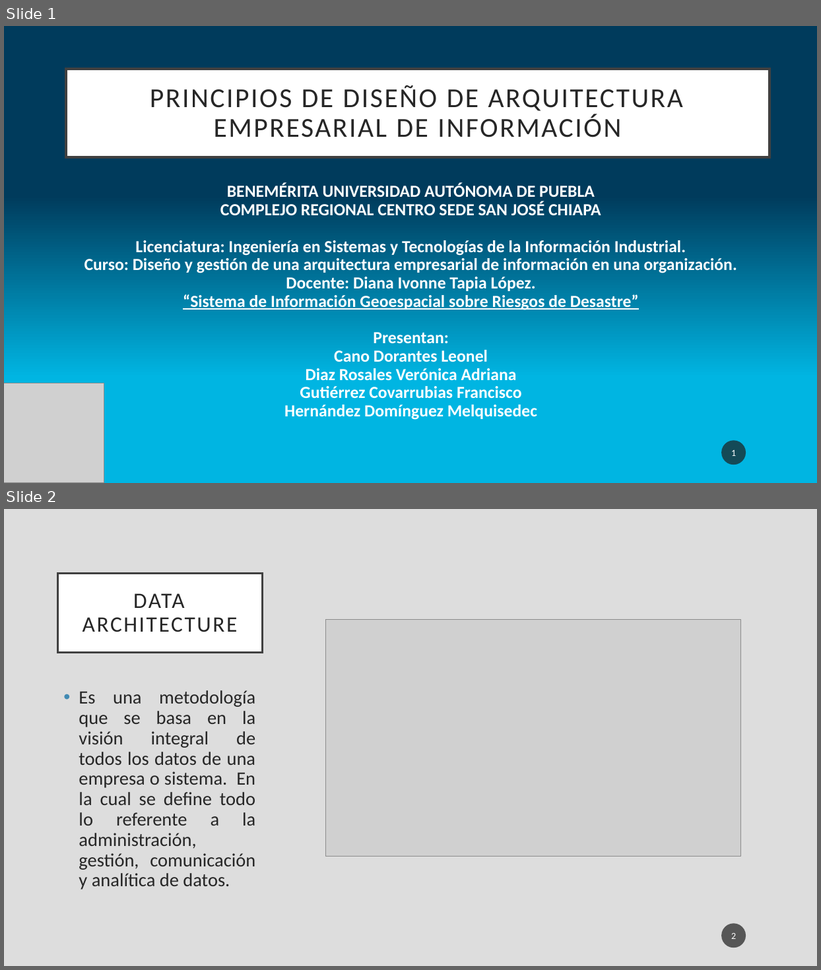
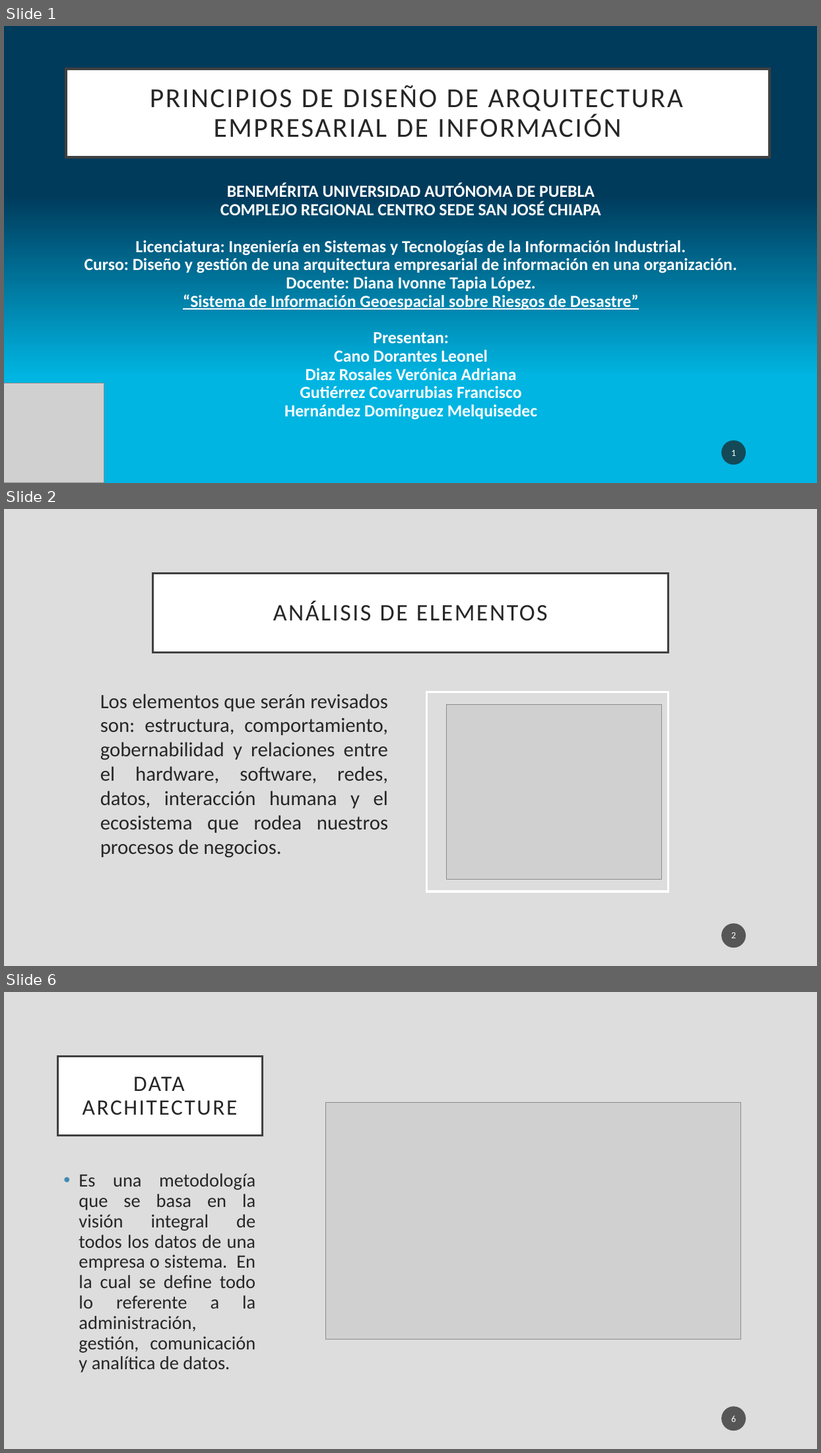
Before and after one commit to LeonelCano/Prueba1, a slide deck: Demanda 8.pptx. Shown one above the other, each under a label of ours: slides 1 and 2 before the commit, slides 1, 2 and 6 after it; the slides between them are not shown. The pictures are 821x970 and 821x1453 pixels, drawn with LibreOffice and Linux fonts; fonts in the diff are those of the drawing; grey boxes stand for pictures. Boxes give left, top, right and bottom in pixels: in the first picture for what was removed or moved away, otherwise in the second. Text is boxed around its words. In the diff, an @@ line names an element or a change of style, - is before the commit and + after.

```diff
--- a/Demanda 8.pptx
+++ b/Demanda 8.pptx
@@ slide 2 added at [4, 509, 817, 966], background #DDDDDD @@
@@ title added at [153, 573, 668, 652], fill #FFFFFF, outline #404040 2.5 pt, 28 pt, text #262626 @@
+ANÁLISIS DE ELEMENTOS
@@ text added at [100, 694, 388, 858], 24 pt, text #262626 @@
+Los elementos que serán revisados son: estructura, comportamiento, gobernabilidad y relaciones entre el hardware, software, redes, datos, interacción humana y el ecosistema que rodea nuestros procesos de negocios.
@@ rectangle added at [426, 692, 668, 892], outline #FFFFFF 2.5 pt @@
@@ picture added at [446, 705, 661, 880] @@
@@ page number added at [722, 923, 746, 948], fill #1D1D1D at 70% opacity, 11 pt, text #FFFFFF @@
+2
@@ what was slide 2 is now slide 6 @@
@@ page number at [731, 1416, 736, 1422]: text changed @@
-2
+6
```
Also in this commit, not shown: 1 slide changed, 9 other slides added, 5 slides removed.
